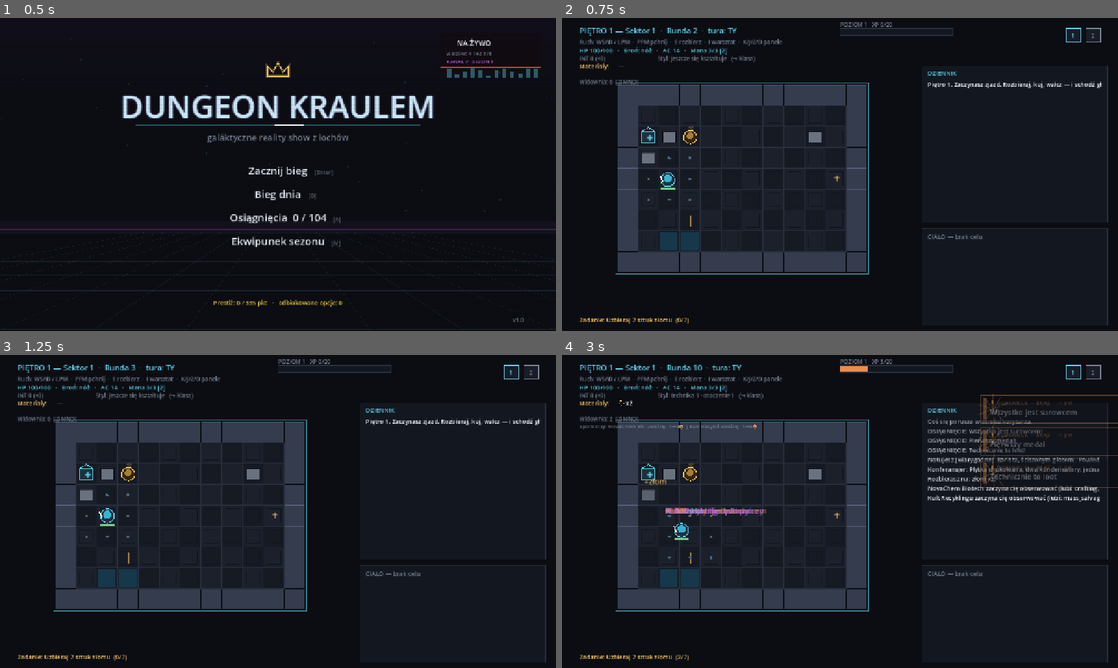
Above: before the commit, frames 1-4 (two rows, left to right).
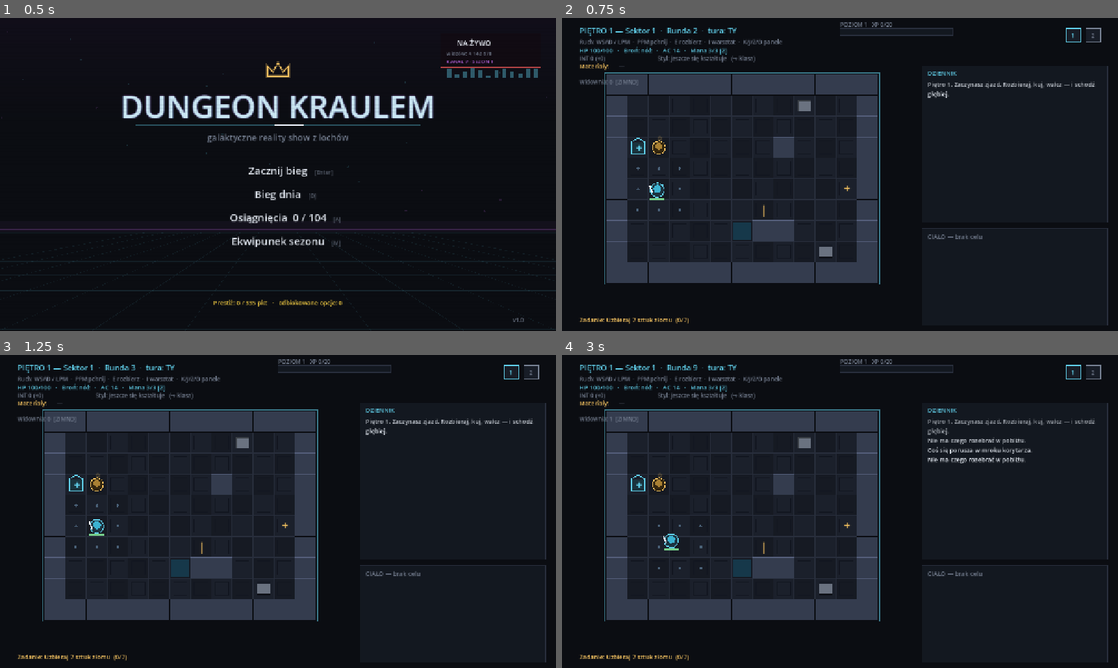
Above: after the commit, the same moments.

Repository: misiumen/crawlergame
Game: Godot game, scene res://scenes/Slice.tscn
The game is run twice, just before and just after one commit, with the same random seed, the same clock (stepped at 60 frames per second) and the same inputs.
Inputs (mouse positions are in pixels of both pictures, inside the frame that each line leads up to):
- Up to frame 1 (0.5 s): no input
- Up to frame 2 (0.75 s): tap Enter at 0.5, 0.6 s; move the mouse to (962, 158) at 0.52 s; hold D from 0.53 s (still down); click (962, 158) at 0.67 s
- Up to frame 3 (1.25 s): keep holding D; tap Space at 0.77 s; tap Keypad Enter at 0.8 s
- Up to frame 4 (3 s): tap Space at 1.25, 1.52, 2.75 s; move the mouse to (728, 527) at 1.27 s; release D at 1.28 s; hold Down 1.28-2.03 s; tap Keypad Enter at 1.35 s; tap K at 1.55, 2.1 s; tap Enter at 2 s; move the mouse to (895, 442) at 2.02 s; hold D 2.03-2.78 s; tap E at 2.3, 2.85 s; move the mouse to (812, 574) at 2.77 s; hold Up from 2.78 s (still down); click (812, 574) at 2.92 s

Frame 1 is identical in both runs. In frame 2, 14% of the frame differs, in the area x 7-97%, y 17-86%; in frame 3, 14%; in frame 4, 18%, in the area x 3-100%, y 1-97%.

Commit message:
Playtest round: death->menu, text wrapping, tactical room generation
Death screen: Enter / click now returns to the MAIN MENU instead of
instantly starting a new run (footer says "menu glowne").

Text overflow (was clipping mid-word into neighboring panels):
- new _wrap_text() word-wrap helper (font-measured)
- DZIENNIK log wraps long lines (PORADNIK tips etc.), keeps last 14
- focused-target readout wraps to two lines, capped clear of the body panel
- CIALO header split into two lines (long names + status never clip)

Combat space (playtest: "no time to prepare, nothing to use"):
- rooms grown to 10-16 x 8-10
- 2-4 interior pillars per room break line of sight (corridor row stays
  clear so reachability holds) - scout, regroup, sneak
- enemies spawn at least ~5 tiles from the doorway (no insta-aggro on entry)
- biome hazard pools you can bait or shove enemies into (shove already
  triggers _on_enter_cell): fire craters in Okopy/Konflikt + Lawowe Tunele,
  flooded gratings in Zoo; routed via mods.hazard_kind
- new PORADNIK hint: shove [PPM] pushes enemies into hazards

Polish: "Tracisz nitke..." calque replaced with native lines; swept the
narrator/flavor pools for other anglicisms (clean - show-biz register like
"ratingi" is intentional).

Gate: 643 GUT checks 0 failed, SMOKE OK, exe + web zip rebuilt.

Co-Authored-By: Claude Opus 4.8 (1M context) <noreply@anthropic.com>

Diff:
--- a/dungeon-kraulem-godot/scenes/BoardView.gd
+++ b/dungeon-kraulem-godot/scenes/BoardView.gd
@@ -539,7 +539,8 @@
 	if not _summary.is_empty():
 		if _summary_lock <= 0.0 and (kc == KEY_ENTER or kc == KEY_KP_ENTER):
 			_summary = {}; _summary_lines = []; _done = false
-			_build()
+			_title = true
+			queue_redraw()
 		return
 
 	# Character sheet: Esc/C closes.
@@ -841,7 +842,9 @@
 		"title_daily":       Save.clear(); _pending_daily = true; _build()
 		"summary_continue":
 			if _summary_lock <= 0.0:
-				_summary = {}; _summary_lines = []; _done = false; _build()
+				_summary = {}; _summary_lines = []; _done = false
+				_title = true
+				queue_redraw()
 		"dlg":               _dlg_advance(i)
 		"route":             if i < _route_offer.size(): _descend_into(_route_offer[i])
 		"class":             _accept_class(i)
@@ -2576,6 +2579,21 @@
 	_play("chime")
 	queue_redraw()
 
+## Word-wrap `s` to `max_w` pixels at font `size`. Returns the lines.
+func _wrap_text(s: String, max_w: float, size: int) -> Array:
+	var lines: Array = []
+	var cur := ""
+	for w in s.split(" "):
+		var cand: String = w if cur == "" else cur + " " + w
+		if cur != "" and _font.get_string_size(cand, HORIZONTAL_ALIGNMENT_LEFT, -1, size).x > max_w:
+			lines.append(cur)
+			cur = str(w)
+		else:
+			cur = cand
+	if cur != "":
+		lines.append(cur)
+	return lines
+
 func _log_push(line: String) -> void:
 	_log.append(line)
 	if _log.size() > 9:
@@ -2765,7 +2783,10 @@
 					if me.aware:
 						mood = "combat"
 						_hint_once("first_combat",
-							"Walka! Kliknij wroga — pasek celu zdradza jego STYL i kontrę. [T] celuje w część ciała, Shift+kierunek pcha.")
+							"Walka! Kliknij wroga — pasek celu zdradza jego styl i kontrę. [T] celuje w część ciała, Shift+kierunek pcha.")
+						if not sim.board.hazards.is_empty():
+							_hint_once("hazard_shove",
+								"Na tym piętrze czyhają zagrożenia środowiskowe — pchnięciem [PPM] wepchniesz w nie wroga.")
 						if "miniboss" in me.tags:
 							_hint_once("alfa",
 								"ALFA — wzmocniony wódz piętra: więcej zdrowia, celniejsze ciosy. Celowanie [T] w nogi spowalnia.")
@@ -3749,10 +3770,11 @@
 	var foe := _focused_enemy()
 	if foe != null and foe.is_alive():
 		var st := "śpi" if not foe.aware else ("GARDA" if foe.has_status("guard") else "ściga cię")
-		c.draw_string(_font, Vector2(40, 676),
-			"%s  HP %d/%d  [%s]  ·  %s"
-			% [foe.name_pl, foe.hp, foe.max_hp, st, _kind_hint(foe.body_kind())],
-			HORIZONTAL_ALIGNMENT_LEFT, -1, 14, COL_AMBER)
+		var fl := _wrap_text("%s  HP %d/%d  [%s]  ·  %s"
+			% [foe.name_pl, foe.hp, foe.max_hp, st, _kind_hint(foe.body_kind())], 760.0, 13)
+		for i in mini(fl.size(), 2):
+			c.draw_string(_font, Vector2(40, 660 + i * 18), str(fl[i]),
+				HORIZONTAL_ALIGNMENT_LEFT, -1, 13, COL_AMBER)
 	# Tracked floor objective (real, with progress + payout) — and a nav hint below.
 	if floor != null and not floor.objective.is_empty():
 		var done: bool = bool(floor.objective.get("done", false))
@@ -3769,10 +3791,15 @@
 	c.draw_rect(Rect2(lx, 110, lw, 360), COL_GRID, false, 1.0)
 	c.draw_string(_font, Vector2(lx + 12, 132), "DZIENNIK",
 		HORIZONTAL_ALIGNMENT_LEFT, -1, 14, COL_CYAN)
+	var disp: Array = []
 	for i in _log.size():
-		var alpha := 0.5 + 0.5 * float(i + 1) / _log.size()
-		c.draw_string(_font, Vector2(lx + 12, 158 + i * 22), _log[i],
-			HORIZONTAL_ALIGNMENT_LEFT, lw - 24, 14, Color(COL_BRIGHT, alpha))
+		disp += _wrap_text(_log[i], lw - 24, 14)
+	if disp.size() > 14:
+		disp = disp.slice(disp.size() - 14)
+	for i in disp.size():
+		var alpha := 0.5 + 0.5 * float(i + 1) / disp.size()
+		c.draw_string(_font, Vector2(lx + 12, 158 + i * 22), disp[i],
+			HORIZONTAL_ALIGNMENT_LEFT, -1, 14, Color(COL_BRIGHT, alpha))
 	if _banner != "" and _banner_t > 0.0:
 		var ba: float = clampf(_banner_t / 0.6, 0.0, 1.0)   # fade out over the last 0.6s
 		c.draw_string(_font, Vector2(260, 330), _banner,
@@ -4469,9 +4496,9 @@
 		c.draw_string(_font, Vector2(140, y), ls, HORIZONTAL_ALIGNMENT_LEFT, 1000, 18, col)
 		y += 26.0
 	c.draw_string(_font, Vector2(140, 690),
-		"Odblokowano łącznie opcji: %d   ·   kliknij lub [Enter] — od nowa" % Meta.unlocked_count(),
+		"Odblokowano łącznie opcji: %d   ·   kliknij lub [Enter] — menu główne" % Meta.unlocked_count(),
 		HORIZONTAL_ALIGNMENT_LEFT, -1, 14, COL_DIM)
-	_zone(Rect2(0, 0, 1280, 720), "summary_continue")   # click anywhere to restart
+	_zone(Rect2(0, 0, 1280, 720), "summary_continue")   # click anywhere -> main menu
 
 ## The Syndicate's class pitch: 3 candidates, pick with number keys.
 func _draw_class_offer(c: CanvasItem) -> void:
@@ -4525,14 +4552,16 @@
 			HORIZONTAL_ALIGNMENT_LEFT, -1, 14, COL_DIM)
 		return
 	var st := "śpi" if not e.aware else "ściga cię"
-	c.draw_string(_font, Vector2(lx + 12, top + 22),
-		"CIAŁO: %s  ·  HP %d/%d  ·  %s" % [e.name_pl, e.hp, e.max_hp, st],
+	c.draw_string(_font, Vector2(lx + 12, top + 22), "CIAŁO: " + e.name_pl,
 		HORIZONTAL_ALIGNMENT_LEFT, -1, 14, COL_CYAN)
+	c.draw_string(_font, Vector2(lx + 12, top + 40),
+		"HP %d/%d  ·  %s" % [e.hp, e.max_hp, st],
+		HORIZONTAL_ALIGNMENT_LEFT, -1, 12, COL_DIM)
 	if e.body == null:
-		c.draw_string(_font, Vector2(lx + 12, top + 46),
+		c.draw_string(_font, Vector2(lx + 12, top + 62),
 			"(prosta istota — brak stref trafień)", HORIZONTAL_ALIGNMENT_LEFT, -1, 13, COL_DIM)
 		return
-	var y := top + 48.0
+	var y := top + 64.0
 	for pkey in e.body.order:
 		var p: Dictionary = e.body.part(pkey)
 		var sev: String = p["severity"]
--- a/dungeon-kraulem-godot/sim/floorgen.gd
+++ b/dungeon-kraulem-godot/sim/floorgen.gd
@@ -9,10 +9,10 @@
 ## generate() returns the SAME dict shape as Encounters.floor(), so Floor.new()
 ## consumes it unchanged: {rooms, player, inv, start, start_cell, hint}.
 
-const MIN_W := 9
-const MAX_W := 15
-const MIN_H := 7
-const MAX_H := 9
+const MIN_W := 10
+const MAX_W := 16
+const MIN_H := 8
+const MAX_H := 10
 
 # Fallback content if the caller passes nothing (keeps headless tests trivial).
 const FALLBACK_MON := {
@@ -108,9 +108,26 @@
 	var door := Vector2i(w - 2, h / 2)          # east doorway (interior, near wall)
 	var is_last := idx == total - 1
 
+	# Interior pillars: cover that breaks line of sight — you can scout, regroup,
+	# or sneak past. The corridor row (entry.y) stays clear, so the room is always
+	# passable and _ensure_reachable keeps its guarantee.
+	for _i in rng.randi_range(2, 4):
+		var pc := Vector2i(rng.randi_range(2, w - 3), rng.randi_range(2, h - 3))
+		if pc.y != entry.y and pc != entry and pc != door:
+			board.set_wall(pc)
+
 	# A conductive trap appears more often deeper (and per the route's trap bias).
 	if rng.randf() < minf((0.3 + floor_num * 0.08) * trap_mul, 0.95):
 		_place_trap(board, rng, entry, door)
+
+	# Biome hazard pools (fire craters, flooded gratings): real cells you can
+	# bait — or SHOVE — enemies into. Never on the corridor row.
+	var hz: String = str(mods.get("hazard_kind", ""))
+	if hz != "":
+		for _i in rng.randi_range(1, 2) + floor_num / 3:
+			var hc := Vector2i(rng.randi_range(2, w - 3), rng.randi_range(2, h - 3))
+			if hc.y != entry.y and hc != entry and hc != door and board.hazard_at(hc) == "":
+				board.set_hazard(hc, hz)
 
 	var entities: Dictionary = {}
 	# Objects to dismantle (1..3).
@@ -143,6 +160,14 @@
 		var cell := _free_interior(board, rng, entry, door)
 		if cell == Vector2i(-1, -1):
 			break
+		# Keep spawns away from the doorway — you get a beat to read the room
+		# before anything can reach you.
+		for _retry in 6:
+			if absi(cell.x - entry.x) + absi(cell.y - entry.y) >= 5:
+				break
+			var c2 := _free_interior(board, rng, entry, door)
+			if c2 != Vector2i(-1, -1):
+				cell = c2
 		var mkey: String = eligible[rng.randi_range(0, eligible.size() - 1)]
 		var foe := _make_mob(mkey, mon[mkey], stats.get(mkey), next_id["v"], floor_num)
 		foe.cell = cell
--- a/dungeon-kraulem-godot/sim/meta_catalog.gd
+++ b/dungeon-kraulem-godot/sim/meta_catalog.gd
@@ -99,7 +99,7 @@
 	"biome_elfia_kolonia":      {"kind": "biome", "label": "Elfia Kolonia", "reward": "Drzewa rosną przez beton: drewno ws …(246 unchanged characters)…
 	"biome_redakcja_krawedzi":  {"kind": "biome", "label": "Redakcja Krawędzi", "reward": "Biurka i kamery na żywo: elektr …(255 unchanged characters)…
 	"biome_swiatynia_konferansjera":{"kind": "biome", "label": "Świątynia Konferansjera", "reward": "Ołtarze i popiersia g …(258 unchanged characters)…
-	"biome_lawowe_tunele":      {"kind": "biome", "label": "Law …(71 unchanged characters)… ne.", "cost": 26, "effect": {"biome": {"label": "Lawowe Tunele", "blurb": "Magma …(131 unchanged characters)…
+	"biome_lawowe_tunele":      {"kind": "biome", "label": "Law …(71 unchanged characters)… ne.", "cost": 26, "effect": {"biome": {"hazard_kind": "fire", "label": "Lawowe Tunele", "blurb": "Magma …(131 unchanged characters)…
 }
 
 const ORDER: Array = [
--- a/dungeon-kraulem-godot/sim/routes.gd
+++ b/dungeon-kraulem-godot/sim/routes.gd
@@ -22,6 +22,7 @@
 		"enemy_mul": 1.6, "object_mul": 1.0, "trap_mul": 1.0,
 		"object_tags": [],
 		"mob_tags": ["humanoid"],
+		"hazard_kind": "fire",
 	},
 	"pulapki": {
 		"label": "Sektor Pułapek Sponsora",
@@ -58,6 +59,7 @@
 		"enemy_mul": 1.4, "object_mul": 0.9, "trap_mul": 1.4,
 		"object_tags": ["metal", "hazard"],
 		"mob_tags": ["humanoid", "undead"],
+	"hazard_kind": "fire",
 	},
 	"zoo_korporacyjne": {
 		"label": "Zoo Korporacyjne",
@@ -65,6 +67,7 @@
 		"enemy_mul": 1.3, "object_mul": 1.1, "trap_mul": 0.8,
 		"object_tags": ["organic", "fragile"],
 		"mob_tags": ["organic", "insect", "robactwo"],
+	"hazard_kind": "water",
 	},
 	"muzeum_spektakli": {
 		"label": "Muzeum Spektakli",
@@ -122,6 +125,7 @@
 		"trap_mul": float(b.get("trap_mul", 1.0)),
 		"object_tags": (b.get("object_tags", []) as Array).duplicate(),
 		"mob_tags": (b.get("mob_tags", []) as Array).duplicate(),
+		"hazard_kind": str(b.get("hazard_kind", "")),
 	}
 
 static func label_of(key: String) -> String:
--- a/dungeon-kraulem-godot/sim/run_summary.gd
+++ b/dungeon-kraulem-godot/sim/run_summary.gd
@@ -16,8 +16,8 @@
 ]
 
 const DEATH_LOG_LINES: Array = [
-	"Ostatnia myśl: „nie tak to miało wyglądać”. Tradycyjna.",
-	"Tracisz nitkę. Reszta jest hałasem.",
+	"Ostatnia myśl: „nie tak to miało wyglądać”. Klasyka gatunku.",
+	"Obraz się urywa. Dalej już tylko szum.",
 ]
 
 ## Snapshot the run. `floor` is the Floor sim-state; `victory` true if you
